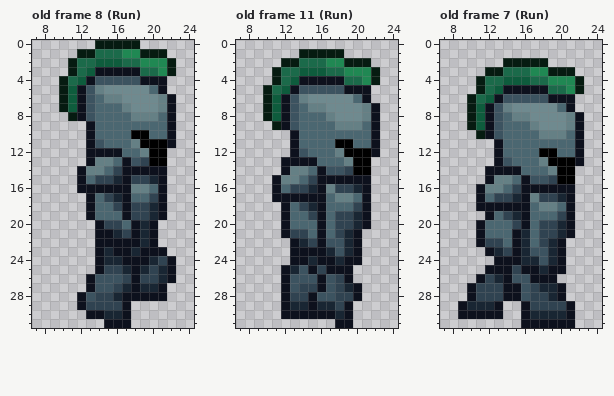
Pixel-art file: Aseprite/Characters/PlayerCharacter_Side_BaseSprite.aseprite. The picture above is the old version.
32x32 pixels, 11 frames. Shown: old frame 8 (Run): x 7..24, y 0..31; old frame 11 (Run): x 7..24, y 0..31; old frame 7 (Run): x 7..24, y 0..31. The commit also changed other frames, which this record leaves out.
And afterwards:
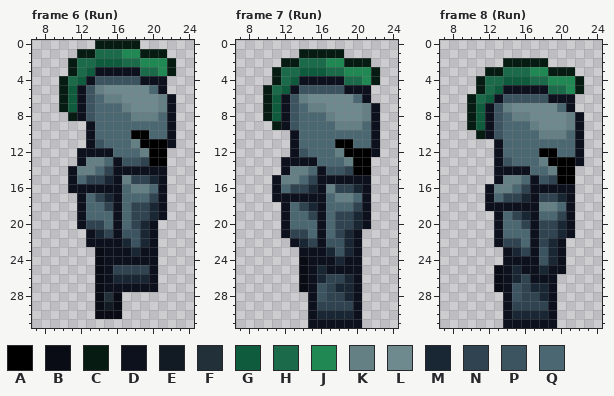
Palette (. is transparent): A #000000  B #0a0c15  C #061b11  D #0d111d  E #121b24  F #223039  G #0e5c3d  H #1b6a4a  J #208853  K #658085  L #6f8a8f  M #192633  N #304351  P #3c5360  Q #4b6771
A new or re-ordered frame is compared with the old frame closest to it.
Edits made:
frames re-ordered
--- frame 6 (Run) against old frame 8 (Run)
@@ x 7..24 @@
 11 ......DPQQQKAAAD..
-12 ......DDDDQQKAA...
-13 ......DKKQDPNAA...
-14 .....DKKQNDDDDD...
-15 .....DQNNMDNNMD...
-16 .....DDDDDDKKQD...
-17 ......DQNMDQQND...
-18 ......DQQNDNNMD...
-19 ......DQQQDNNMD...
-20 .......DNNQDMD....
-21 .......DDMNDMD....
-22 .......DDDDDMD....
-23 .......DMDDMDDD...
-24 .......DMMDDDMND..
-25 .......DNNMDMNMD..
-26 ......DPPPNDNNMD..
-27 ......DPPNMDMMD...
-28 .....DPNNMDDDDD...
-29 .....DNNNND.......
-30 ......DDMMD.......
-31 ........DDD.......
+12 .....DDDDQQQKAA...
+13 .....DKKQDPPNAA...
+14 ....DKKQNDDDDDD...
+15 ....DQNNMDKNNMD...
+16 ....DDDDDDQKKQD...
+17 .....DQNMDQQQND...
+18 .....DQQNDQNNMD...
+19 .....DQQQDQNNMD...
+20 .....DNNQDQNMD....
+21 ......DMNDPPMD....
+22 ......DDDDMPMD....
+23 .......BDDDMDD....
+24 .......BDDDDDD....
+25 .......BDNNNND....
+26 .......BDMMMMD....
+27 .......BDDDDDD....
+28 .......BFB........
+29 .......BEB........
+30 .......BBB........
+31 ..................
--- frame 7 (Run) against old frame 11 (Run)
@@ x 7..24 @@
 22 ......DMNDPPMD....
-23 ......DDDDMPMD....
-24 ......DDMDDMDD....
-25 .....DMPDNDDD.....
-26 .....DPPPDPND.....
-27 .....DPNNDPNMD....
-28 .....DNNDPPNND....
-29 .....DMMDMMND.....
-30 .....DDDDDDMD.....
-31 ...........DD.....
+23 .......DDDMPMD....
+24 .......BDDDMDD....
+25 .......BDMDDDD....
+26 .......BDMNNMD....
+27 .......BDPNMMD....
+28 ........DPNNMD....
+29 ........DNNNND....
+30 ........DMMMMD....
+31 ........DDDDDD....
--- frame 8 (Run) against old frame 7 (Run)
@@ x 7..24 @@
 13 ......DPQQQKAAAD..
-14 .....DDDDQQQKAA...
-15 .....DKKQDPPNAA...
-16 ....DKKQNDDDDDD...
-17 ....DQNNMDKNNMD...
-18 ....DDDDDDQKKQD...
-19 .....DQNMDQQQND...
-20 ....DQQQNDQNNMD...
-21 ....DQQQDMQNNMD...
-22 ....DNNQDMQNMD....
-23 .....DMNDMPPMD....
-24 ......DDDMMPMD....
-25 .....DDDNDDMDD....
-26 ....DNMDPPDDD.....
-27 ...DNNNDDPNMMD....
-28 ...DNNNDDPNNMD....
-29 ..DMMMD..DNNNND...
-30 ..DDDDD..DMMMMD...
-31 .........DDDDDD...
+14 ......DDDDQQKAA...
+15 ......DKKQDPNAA...
+16 .....DKKQNDDDDD...
+17 .....DQNNMDNNMD...
+18 .....DDDDDDKKQD...
+19 ......DQNMDQQND...
+20 ......DQQNDNNMD...
+21 ......DQQQDNNMD...
+22 ......DNNQDNMD....
+23 .......DMNDPMD....
+24 .......DDDDPMD....
+25 ......BDMDDMDD....
+26 ......BDMNDDD.....
+27 ......BDPNMMD.....
+28 .......DPNNMD.....
+29 .......DNNNND.....
+30 .......DMMMMD.....
+31 .......DDDDDD.....
Boxes around the changes in both pictures, in picture pixels (x1, y1, x2, y2):
changed: (68, 148, 176, 328)
changed: (281, 247, 362, 328)
changed: (458, 166, 575, 328)
